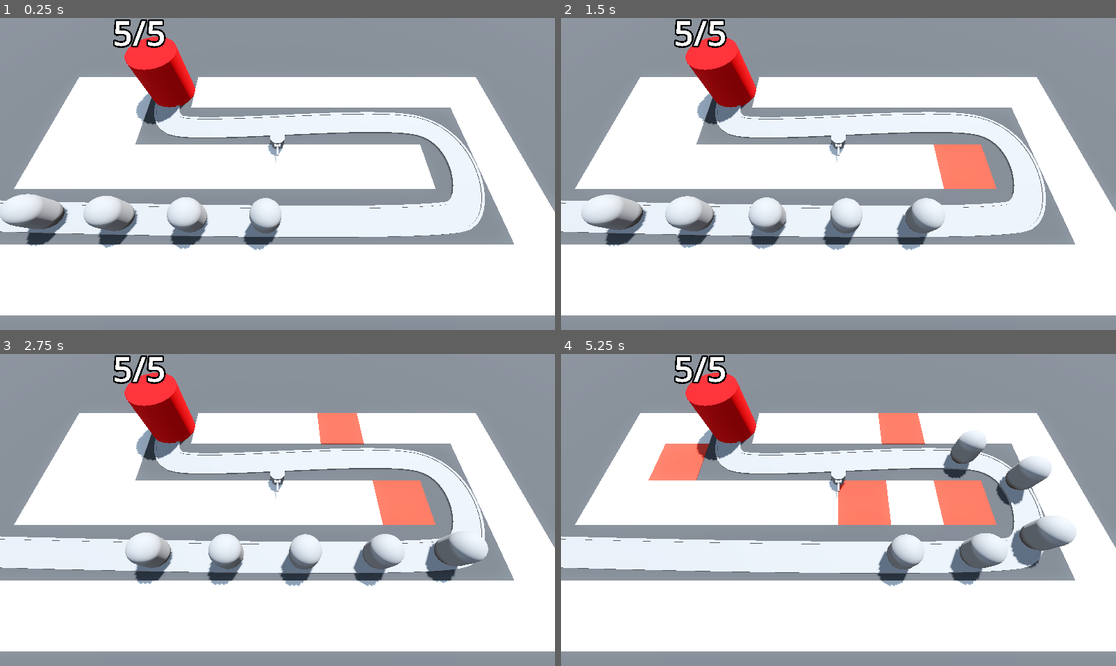
Above: before the commit, frames 1-4 (two rows, left to right).
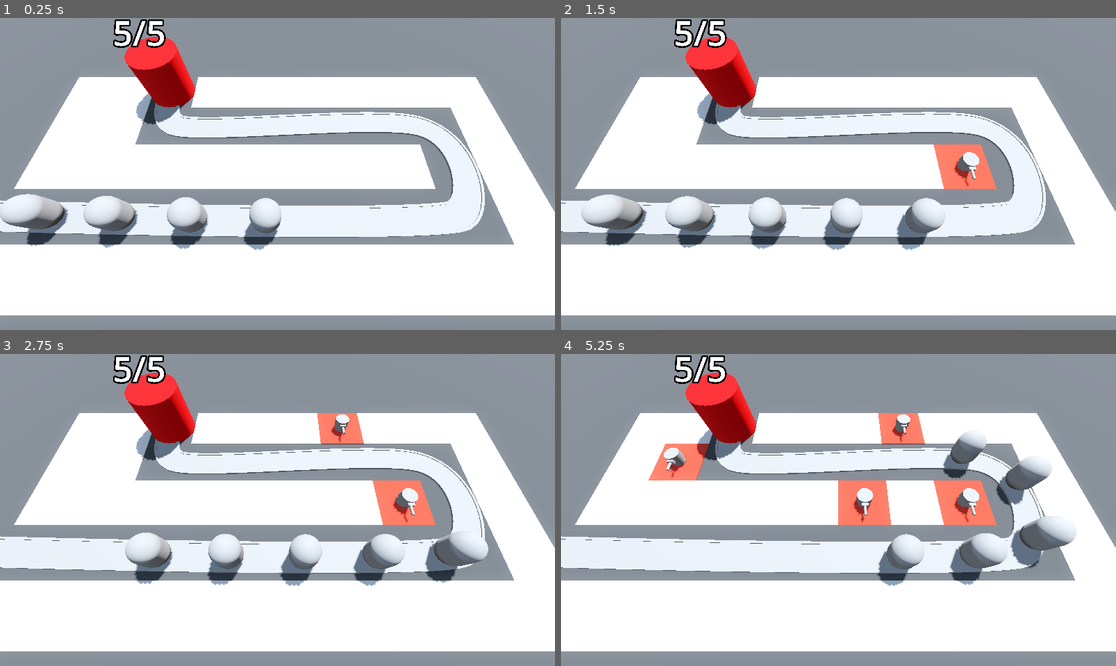
Above: after the commit, the same moments.

Repository: DapperMongoose/BarbarianBlaster
Game: Godot game, scene res://BaseLevel.tscn
Same seed, same stepped clock (60 frames per second), same inputs: the game is played once before the commit and once after it.
Inputs (mouse positions are in pixels of both pictures, inside the frame that each line leads up to):
- Up to frame 1 (0.25 s): no input
- Up to frame 2 (1.5 s): move the mouse to (960, 158) at 0.52 s; press the mouse at (960, 158) at 0.53 s; move the mouse to (727, 189) at 1.27 s; release the mouse at (727, 189) at 1.28 s; click (727, 189) at 1.35 s
- Up to frame 3 (2.75 s): move the mouse to (333, 441) at 2.02 s; press the mouse at (333, 441) at 2.03 s
- Up to frame 4 (5.25 s): move the mouse to (810, 572) at 2.77 s; release the mouse at (810, 572) at 2.78 s; click (810, 572) at 2.85 s; move the mouse to (1005, 556) at 3.52 s; press the mouse at (1005, 556) at 3.53 s; move the mouse to (672, 463) at 4.27 s; release the mouse at (672, 463) at 4.28 s; click (672, 463) at 4.35 s; move the mouse to (866, 510) at 5.02 s; press the mouse at (866, 510) at 5.03 s

The runs differ from the first frame. In frame 1, 0.1% of the frame differs, in the area x 48-52%, y 37-47%; in frame 2, 0.4%; in frame 3, 0.6%; in frame 4, 1.1%, in the area x 18-76%, y 19-54%.

Commit message:
completed picking turret positions lesson

Diff:
--- a/BaseLevel.tscn
+++ b/BaseLevel.tscn
@@ -44,8 +44,9 @@
 size = Vector3(100, 2, 100)
 material = SubResource("StandardMaterial3D_i3lfn")
 
-[node name="RayPickerCamera" parent="." node_paths=PackedStringArray("gridmap") instance=ExtResource("1_inokh")]
+[node name="RayPickerCamera" parent="." node_paths=PackedStringArray("gridmap", "turret_manager") instance=ExtResource("1_inokh")]
 gridmap = NodePath("../GridMap")
+turret_manager = NodePath("../TurretManager")
 
 [node name="GridMap" type="GridMap" parent="."]
 mesh_library = ExtResource("1_a3dda")
--- a/RayPickerCamera/ray_picker_camera.gd
+++ b/RayPickerCamera/ray_picker_camera.gd
@@ -1,6 +1,7 @@
 extends Camera3D
 
 @export var gridmap: GridMap
+@export var turret_manager: Node3D
 
 @onready var ray_cast_3d: RayCast3D = $RayCast3D
 
@@ -19,5 +20,7 @@
 				var cell = gridmap.local_to_map(collision_point)
 				if gridmap.get_cell_item(cell) == 0:
 					gridmap.set_cell_item(cell, 1)
+					var tile_position = gridmap.map_to_local(cell)
+					turret_manager.build_turret(tile_position)
 	else:
 		Input.set_default_cursor_shape(Input.CURSOR_ARROW)
--- a/TurretManager.gd
+++ b/TurretManager.gd
@@ -2,7 +2,7 @@
 
 @export var turret: PackedScene
 
-# Called when the node enters the scene tree for the first time.
-func _ready() -> void:
+func build_turret(turret_position: Vector3) -> void:
 	var new_turret = turret.instantiate()
 	add_child(new_turret)
+	new_turret.global_position = turret_position
